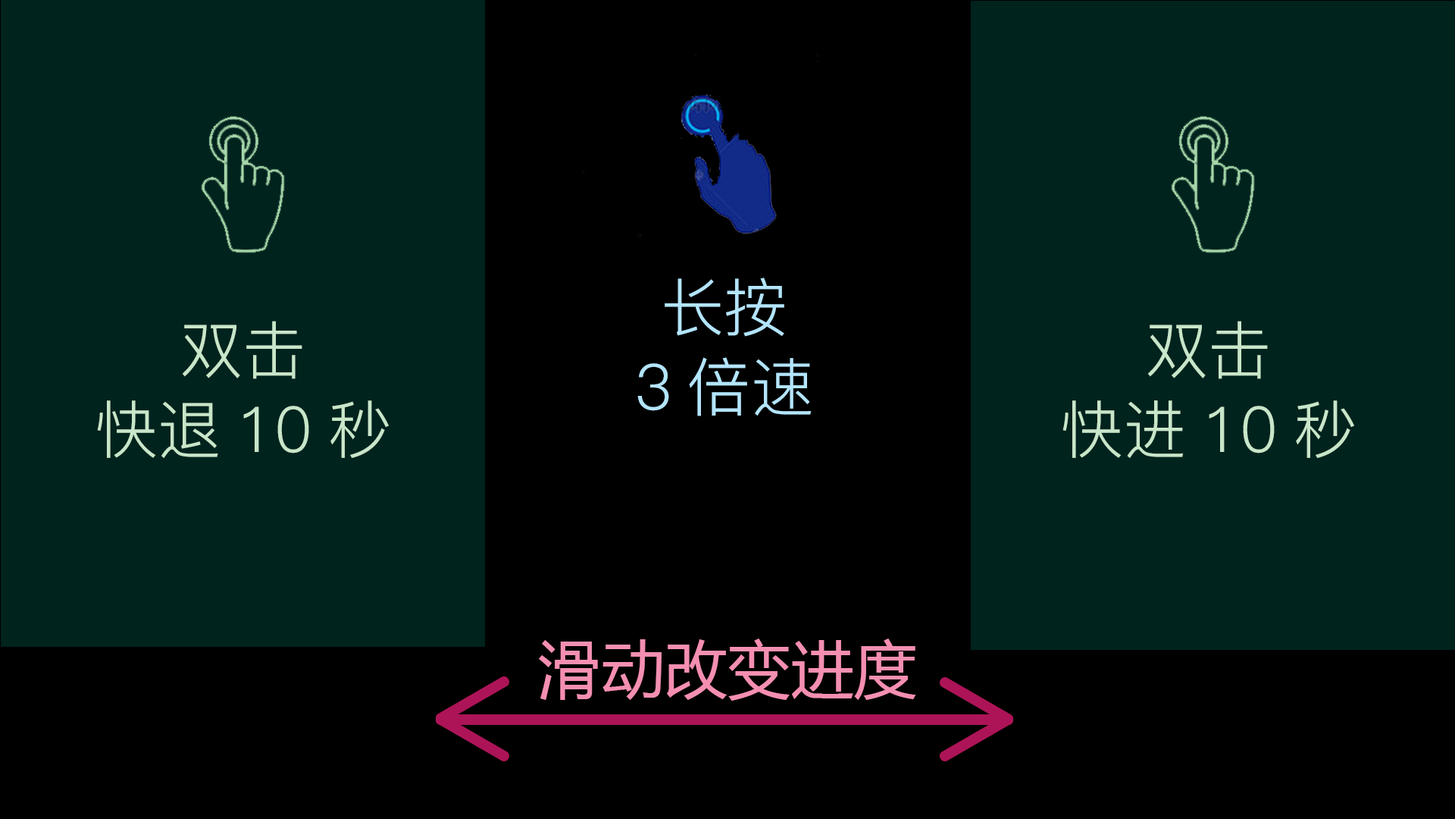
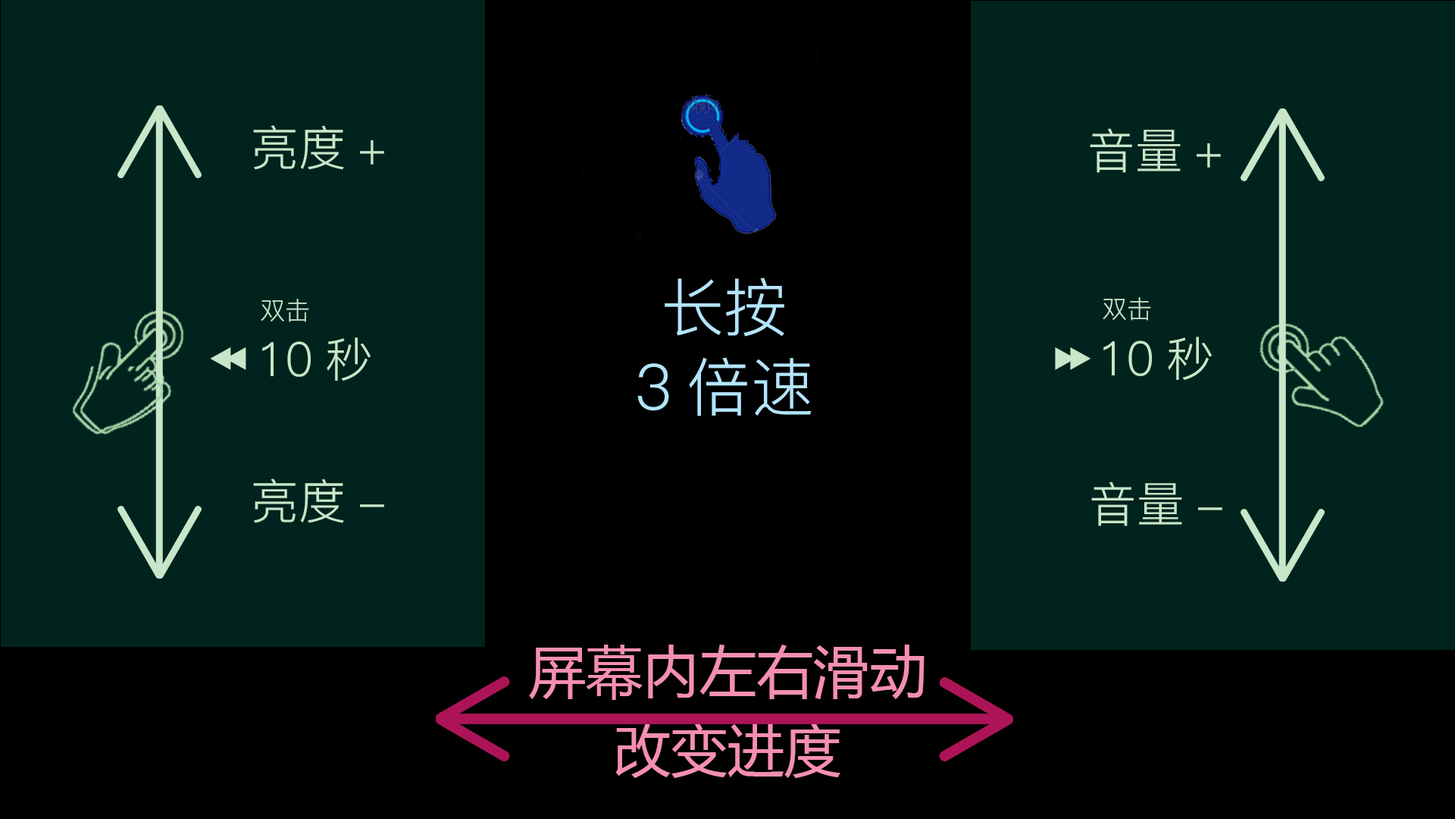
Revision of a layered 1455x819 image; what changed, layer by layer:
painted on "直线 1 拷贝 3" over [435, 676, 1014, 762]
removed layer "直线 1 拷贝 2" over [435, 676, 510, 724]
removed layer "直线 1 拷贝" over [939, 676, 1014, 724]
removed layer "直线 1" (1st of 2) over [435, 714, 510, 762]
removed layer "直线 1" (2nd of 2) over [435, 714, 1014, 725]
removed layer "图层 1 拷贝" over [1171, 115, 1256, 254]
renamed "滑动改变进度" to "屏幕内左右滑动 改变进度", painted on it over [529, 638, 925, 778]
removed layer "双击 快进10秒" over [1062, 320, 1355, 458]
added group "右" with 8 layers above "左" over [1055, 108, 1385, 582]
added layer "直线 2" (1st of 2, in "右") in group "右" over [1240, 108, 1325, 582]
added layer "音量-" in group "右" over [1091, 481, 1223, 527]
added layer "音量+" in group "右" over [1089, 128, 1222, 173]
added layer "双击" (1st of 2, in "右") in group "右" over [1102, 297, 1152, 321]
added layer "10秒" (1st of 2, in "右") in group "右" over [1103, 336, 1213, 380]
added layer "图层 1" (1st of 2, in "右") in group "右" over [1258, 322, 1385, 429]
added group "左" with 8 layers above "矩形 3" over [71, 105, 385, 579]
added layer "◂◂" in group "左" over [209, 347, 247, 370]
added layer "图层 3" in group "左" over [71, 309, 170, 436]
added layer "直线 2" (2nd of 2, in "左") in group "左" over [117, 105, 202, 579]
added layer "亮度-" in group "左" over [253, 478, 385, 524]
added layer "亮度+" in group "左" over [253, 125, 385, 170]
added layer "双击" (2nd of 2, in "左") in group "左" over [260, 298, 310, 323]
renamed "双击 快退10秒" to "10秒", moved it into group "左", painted on it over [97, 320, 389, 458]
moved "图层 1" (2nd of 2, in "左") into group "左", painted on it over [78, 115, 286, 436]
…and 1 more changes (1 added)
